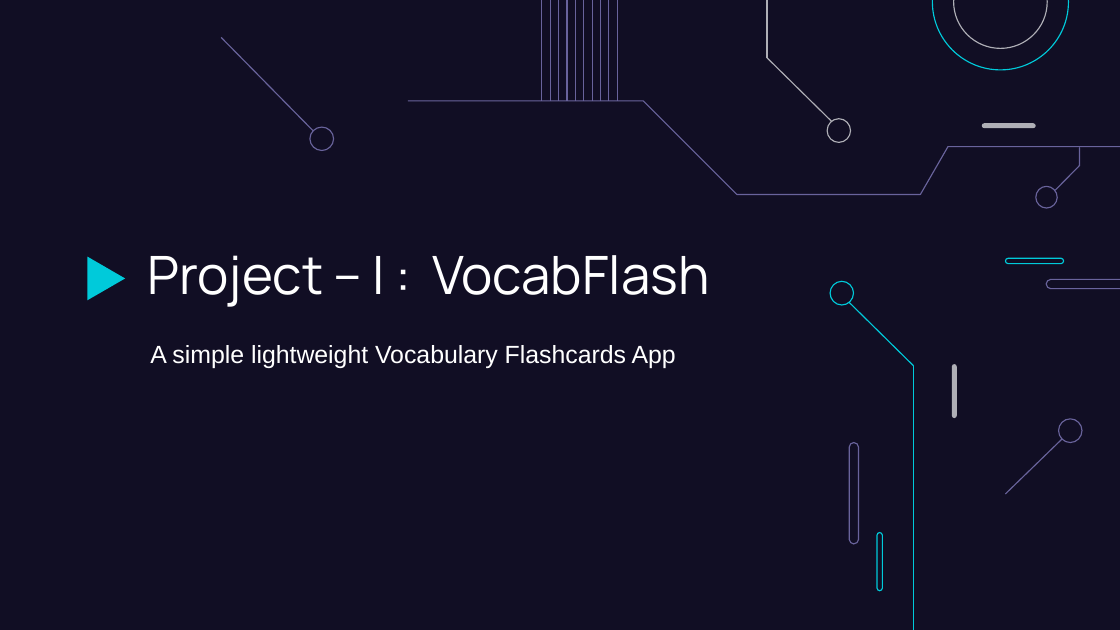
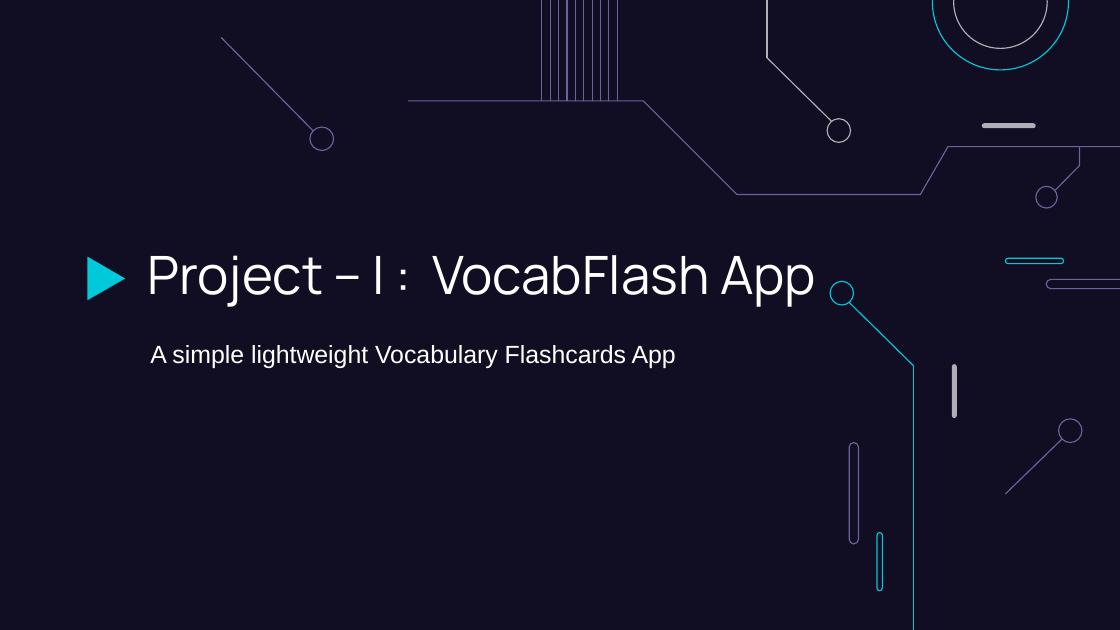
Before and after one commit to ishtiakahmedayon/VocabFlashApp, a slide deck: slide 1 of project.pptx. Drawn at 1120x630 pixels with LibreOffice and Linux fonts; fonts in the diff are those of the drawing. Boxes give left, top, right and bottom in pixels: in the first picture for what was removed or moved away, otherwise in the second. Text is boxed around its words. In the diff, an @@ line names an element or a change of style, - is before the commit and + after.

Commit message:
project pptx update

```diff
--- a/project.pptx
+++ b/project.pptx
@@ title at (x1=147, y1=255, x2=816, y2=307): text changed @@
-Project – I : VocabFlash
+Project – I : VocabFlash App
```
Also in this commit, not shown: 1 other slide changed, 1 other file.
